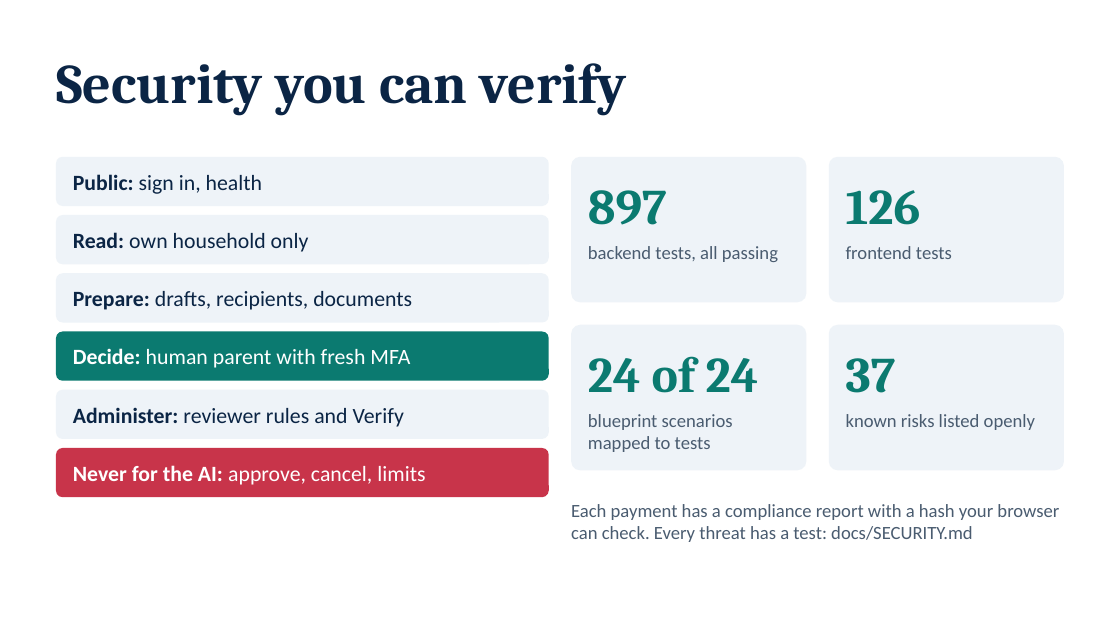
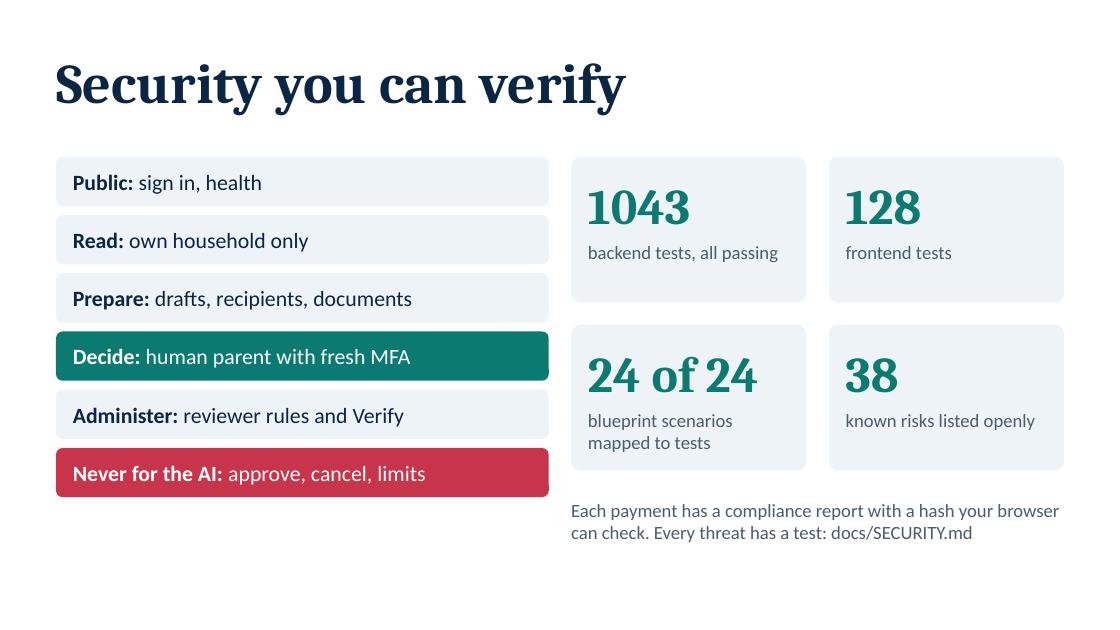
Before and after one commit to NoobCrow/StudyRoute, a slide deck: slide 10 of submission/StudyRoute_Deck.pptx. Drawn at 1120x630 pixels with LibreOffice and Linux fonts; fonts in the diff are those of the drawing. Boxes give left, top, right and bottom in pixels: in the first picture for what was removed or moved away, otherwise in the second. Text is boxed around its words. In the diff, an @@ line names an element or a change of style, - is before the commit and + after.

```diff
--- a/submission/StudyRoute_Deck.pptx
+++ b/submission/StudyRoute_Deck.pptx
@@ text at (588,190,690,225): text changed @@
-897
+1043
@@ text at (846,190,922,225): text changed @@
-126
+128
@@ text at (846,358,899,393): text changed @@
-37
+38
```
Also in this commit, not shown: 8 other files.
